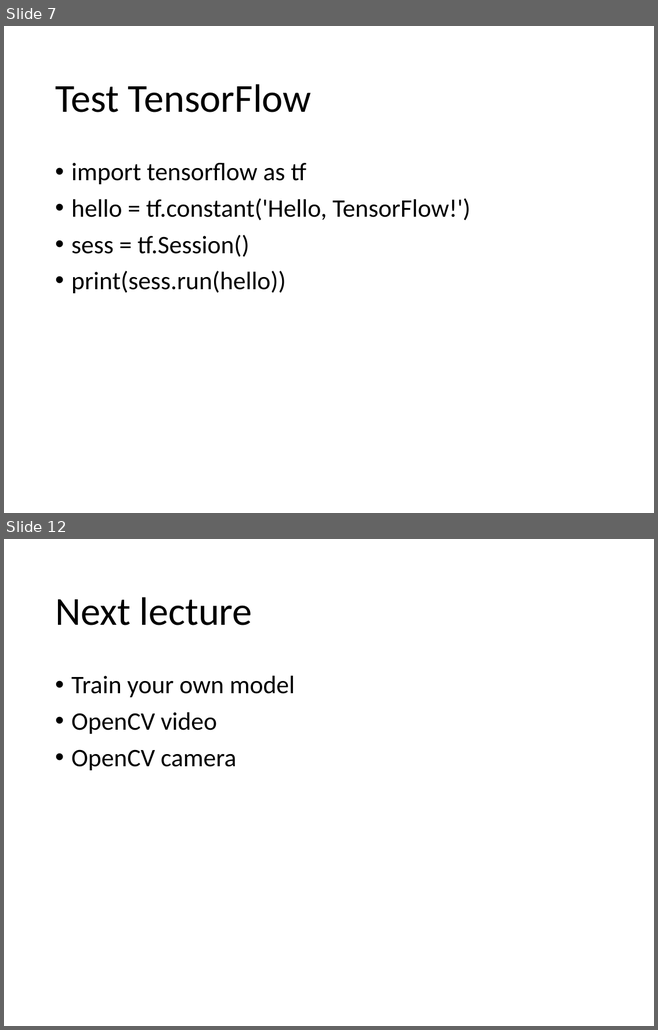
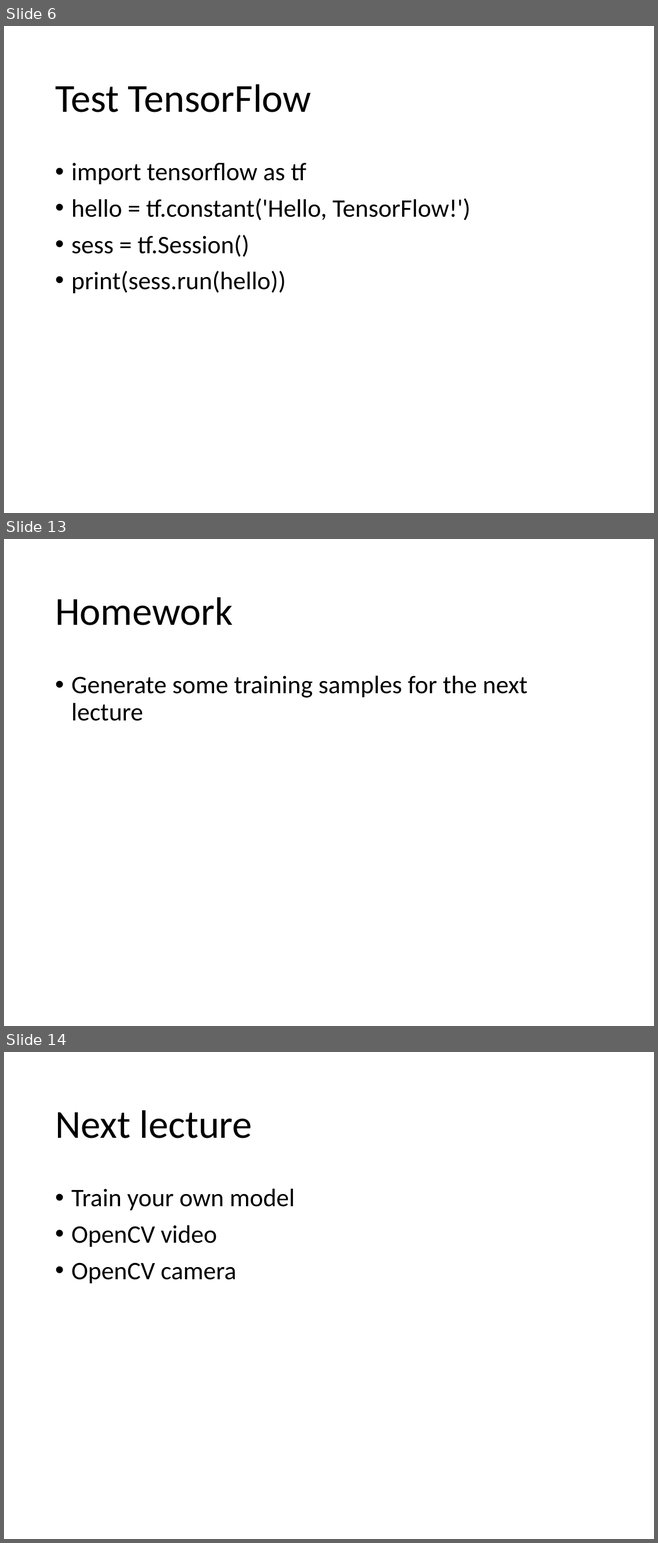
Before and after one commit to YichaoOU/self_driving_car, a slide deck: Tutorial/TensorFlow-Obj-API.pptx. Shown one above the other, each under a label of ours: slides 7 and 12 before the commit, slides 6, 13 and 14 after it; the slides between them are not shown. The pictures are 658x1030 and 658x1543 pixels, drawn with LibreOffice and Linux fonts; fonts in the diff are those of the drawing. Boxes give left, top, right and bottom in pixels: in the first picture for what was removed or moved away, otherwise in the second. Text is boxed around its words. In the diff, an @@ line names an element or a change of style, - is before the commit and + after.

```diff
--- a/Tutorial/TensorFlow-Obj-API.pptx
+++ b/Tutorial/TensorFlow-Obj-API.pptx
@@ slide 13 added at bbox=[4, 539, 654, 1026], background #FFFFFF @@
@@ title added at bbox=[55, 597, 233, 625], 44 pt, text #000000 @@
+Homework
@@ text added at bbox=[71, 675, 527, 721], 28 pt, text #000000 @@
+• Generate some training samples for the next lecture
@@ what was slide 7 is now slide 6 @@
@@ what was slide 12 is now slide 14 @@
```
Also in this commit, not shown: 5 slides changed, 2 other slides added, 1 slide removed, 22 other files.
